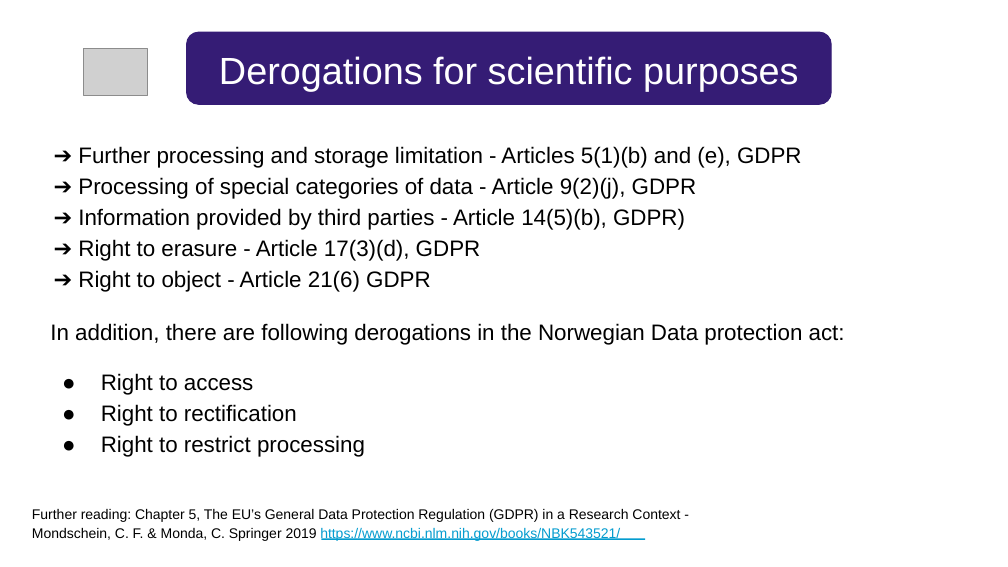
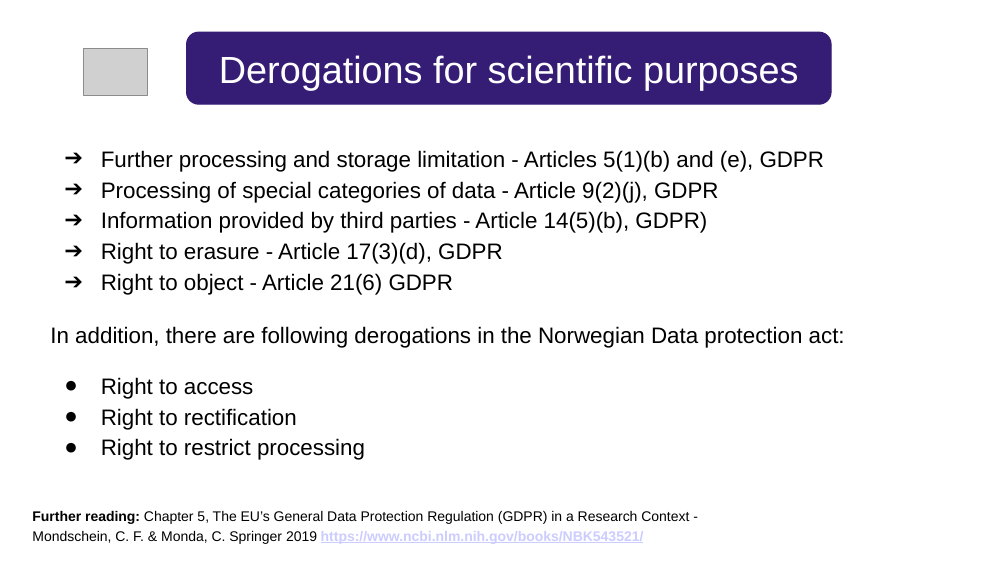
Before and after one commit to ELIXIR-Norway-Training/DMP-writing-workshop, a slide deck: slide 34 of 04_GDPR.odp (slide 33 before the commit). Drawn at 1008x567 pixels with LibreOffice and Linux fonts; fonts in the diff are those of the drawing; grey boxes stand for pictures. Boxes give left, top, right and bottom in pixels: in the first picture for what was removed or moved away, otherwise in the second. Text is boxed around its words. In the diff, an @@ line names an element or a change of style, - is before the commit and + after.

```diff
--- a/04_GDPR.odp
+++ b/04_GDPR.odp
@@ text removed at [78, 146, 802, 168] @@
-➔ Further processing and storage limitation - Articles 5(1)(b) and (e), GDPR
@@ text removed at [78, 177, 697, 199] @@
-➔ Processing of special categories of data - Article 9(2)(j), GDPR
@@ text added at [101, 150, 825, 295], 16 pt, text #000000 @@
+➔ Further processing and storage limitation - Articles 5(1)(b) and (e), GDPR
+➔ Processing of special categories of data - Article 9(2)(j), GDPR
+➔ Information provided by third parties - Article 14(5)(b), GDPR)
+➔ Right to erasure - Article 17(3)(d), GDPR
+➔ Right to object - Article 21(6) GDPR
@@ text removed at [78, 208, 685, 230] @@
-➔ Information provided by third parties - Article 14(5)(b), GDPR)
@@ text removed at [78, 239, 481, 261] @@
-➔ Right to erasure - Article 17(3)(d), GDPR
@@ text removed at [78, 270, 431, 292] @@
-➔ Right to object - Article 21(6) GDPR
@@ text at [50, 326, 845, 348]: line spacing 1 to 1.15; more space between paragraphs @@
@@ text removed at [62, 369, 85, 399] @@
-●
@@ text at [101, 377, 365, 460]: paragraphs added @@
+● Right to access
+● Right to rectification
+● Right to restrict processing
@@ text removed at [101, 373, 254, 395] @@
-Right to access
@@ text removed at [62, 399, 85, 429] @@
-●
@@ text removed at [101, 404, 297, 426] @@
-Right to rectification
@@ text removed at [62, 430, 85, 461] @@
-●
@@ text removed at [101, 435, 365, 457] @@
-Right to restrict processing
@@ freeform shape removed at [144, 505, 700, 522] @@
@@ text at [32, 511, 689, 544]: text changed @@
-Further reading: Chapter 5, The EU’s General Data Protection Regulation (GDPR) in a Research Context -
+Further reading: Chapter 5, The EU’s General Data Protection Regulation (GDPR) in a Research Context - Mondschein, C. F. & Monda, C. Springer 2019 https://www.ncbi.nlm.nih.gov/books/NBK543521/
@@ text removed at [32, 528, 620, 541] @@
-Mondschein, C. F. & Monda, C. Springer 2019 https://www.ncbi.nlm.nih.gov/books/NBK543521/
@@ freeform shape removed at [322, 538, 645, 539] @@
```
Also in this commit, not shown: 49 other slides changed, 2 slides added, 1 slide removed, 19 other files.
